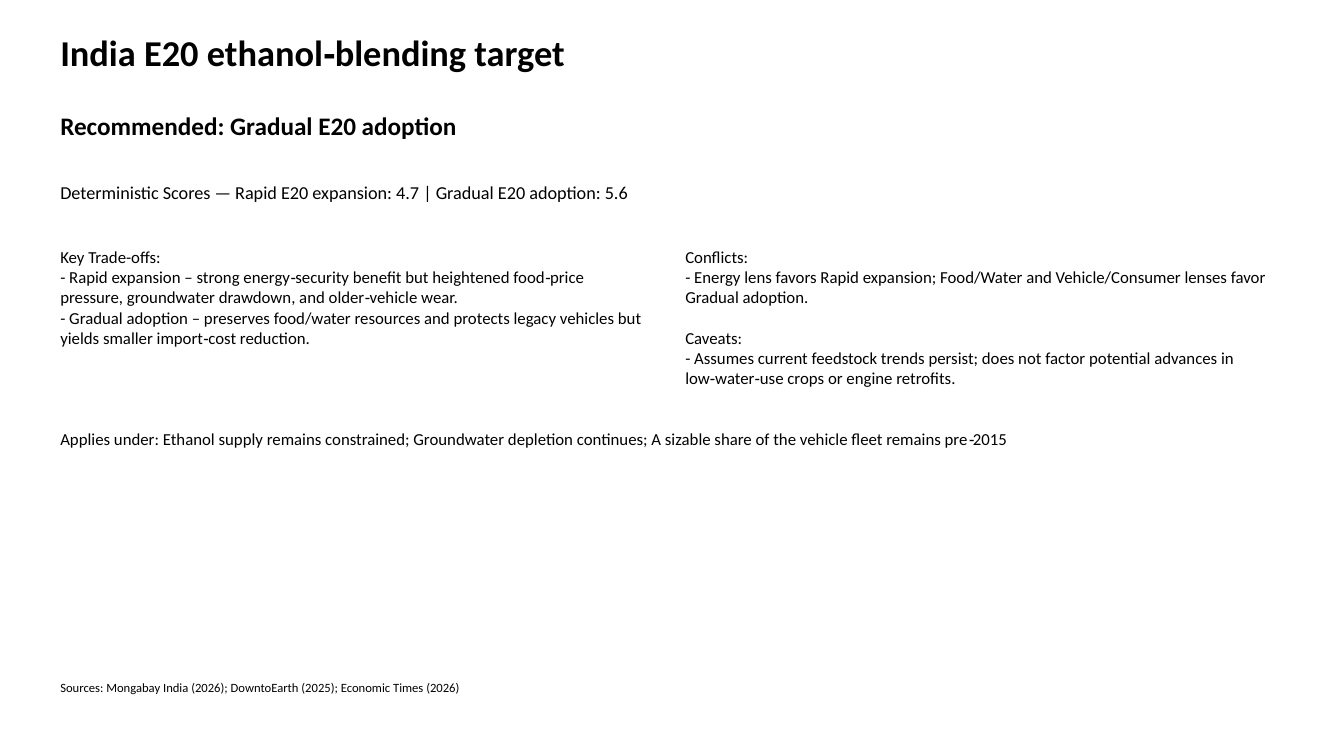
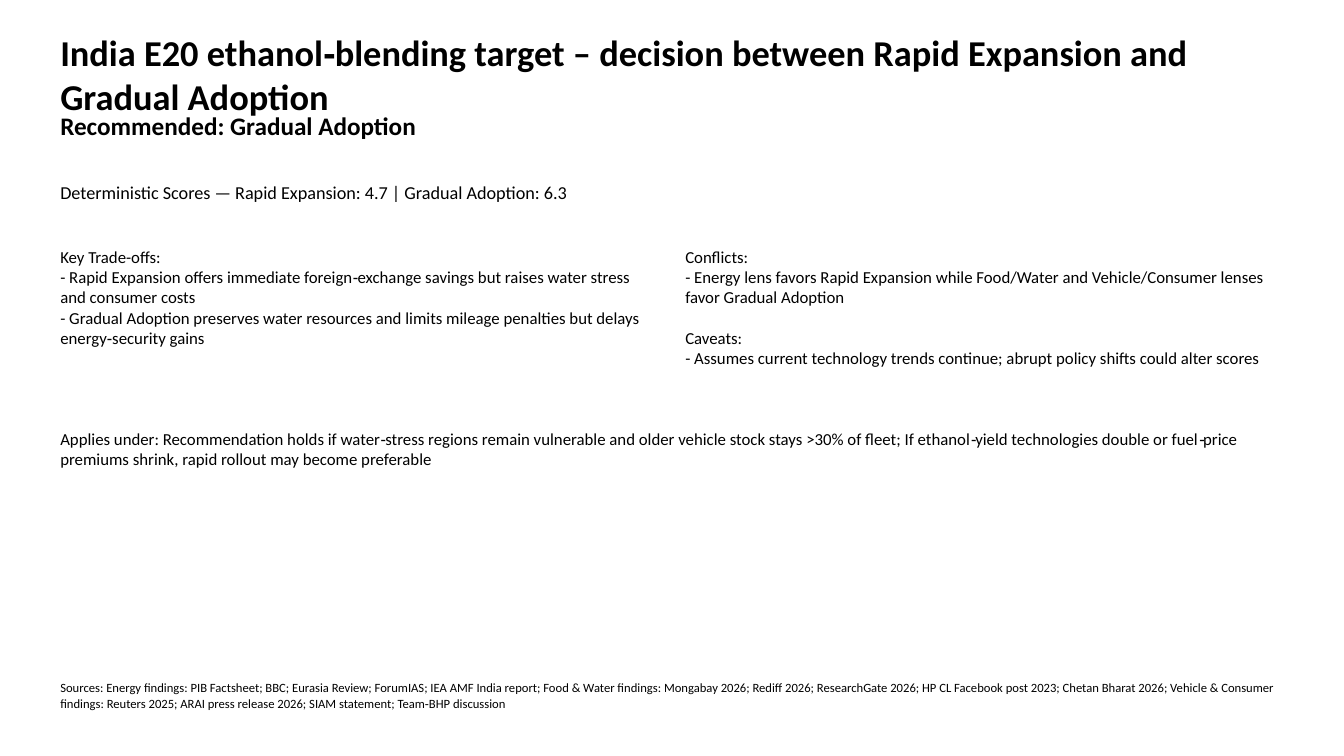
Before and after one commit to RiteshRG/ai_policy_tradeoff_decision_agent, a slide deck: slide 1 of output/final_decision.pptx. Drawn at 1344x756 pixels with LibreOffice and Linux fonts; fonts in the diff are those of the drawing. Boxes give left, top, right and bottom in pixels: in the first picture for what was removed or moved away, otherwise in the second. Text is boxed around its words. In the diff, an @@ line names an element or a change of style, - is before the commit and + after.

Commit message:
Improve policy tradeoff research workflow

```diff
--- a/output/final_decision.pptx
+++ b/output/final_decision.pptx
@@ text at (x1=60, y1=40, x2=1187, y2=119): text changed @@
-India E20 ethanol‑blending target
+India E20 ethanol‑blending target – decision between Rapid Expansion and Gradual Adoption
@@ text at (x1=60, y1=115, x2=416, y2=139): text changed @@
-Recommended: Gradual E20 adoption
+Recommended: Gradual Adoption
@@ text at (x1=60, y1=186, x2=567, y2=202): text changed @@
-Deterministic Scores — Rapid E20 expansion: 4.7 | Gradual E20 adoption: 5.6
+Deterministic Scores — Rapid Expansion: 4.7 | Gradual Adoption: 6.3
@@ text at (x1=60, y1=271, x2=639, y2=347): text changed @@
-- Rapid expansion – strong energy‑security benefit but heightened food‑price pressure, groundwater drawdown, and older‑vehicle wear.
-- Gradual adoption – preserves food/water resources and protects legacy vehicles but yields smaller import‑cost reduction.
+- Rapid Expansion offers immediate foreign‑exchange savings but raises water stress and consumer costs
+- Gradual Adoption preserves water resources and limits mileage penalties but delays energy‑security gains
@@ text at (x1=685, y1=271, x2=1263, y2=306): text changed @@
-- Energy lens favors Rapid expansion; Food/Water and Vehicle/Consumer lenses favor Gradual adoption.
+- Energy lens favors Rapid Expansion while Food/Water and Vehicle/Consumer lenses favor Gradual Adoption
@@ text at (x1=694, y1=352, x2=1259, y2=367): text changed @@
-- Assumes current feedstock trends persist; does not factor potential advances in low‑water‑use crops or engine retrofits.
+- Assumes current technology trends continue; abrupt policy shifts could alter scores
@@ text at (x1=60, y1=433, x2=1237, y2=468): text changed @@
-Applies under: Ethanol supply remains constrained; Groundwater depletion continues; A sizable share of the vehicle fleet remains pre‑2015
+Applies under: Recommendation holds if water‑stress regions remain vulnerable and older vehicle stock stays >30% of fleet; If ethanol‑yield technologies double or fuel‑price premiums shrink, rapid rollout may become preferable
@@ text at (x1=60, y1=683, x2=1273, y2=710): text changed @@
-Sources: Mongabay India (2026); DowntoEarth (2025); Economic Times (2026)
+Sources: Energy findings: PIB Factsheet; BBC; Eurasia Review; ForumIAS; IEA AMF India report; Food & Water findings: Mongabay 2026; Rediff 2026; ResearchGate 2026; HP CL Facebook post 2023; Chetan Bharat 2026; Vehicle & Consumer findings: Reuters 2025; ARAI press release 2026; SIAM statement; Team‑BHP discussion
```
Also in this commit, not shown: 8 other files.
